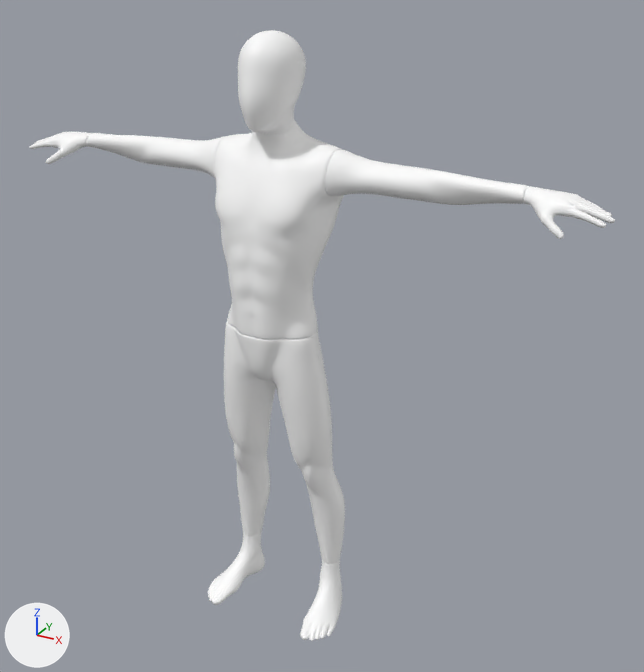
Two versions of the glTF model models/push_up.glb, one commit apart.
Before and after are seen from a camera (50 mm lens) standing at (1.25, -2.017, 1.967) and looking at (0.11, 0.056, 0.931). Every picture has the same lights, and +X, +Y and +Z are marked at lower left. Where no turn or scale is listed for an object, it has been applied to the vertices.

The first picture shows 'Ch36'.
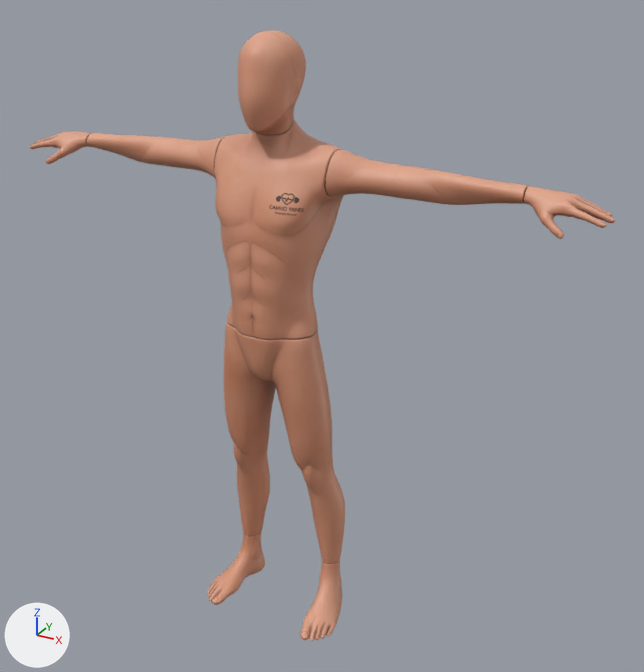
Commit message: update pushup

Where the change shows, as pixel boxes (x1, y1, x2, y2) in the pictures (644 x 672 px):
'Ch36', surface changed (white to brown)
    both: (30, 30, 615, 641)

What changed in the scene script:
```text
Add img_camilo_torso:
    img_camilo_torso = load_image('CAMILO TORSO', '_unpacked/CAMILO_TORSO', 1024, 1024, 'sRGB')
Change mat_monigote:
    remove mat_monigote.base_color = (1.0, 1.0, 1.0)  # white #ffffff
    add mat_monigote.texture = img_camilo_torso
```
